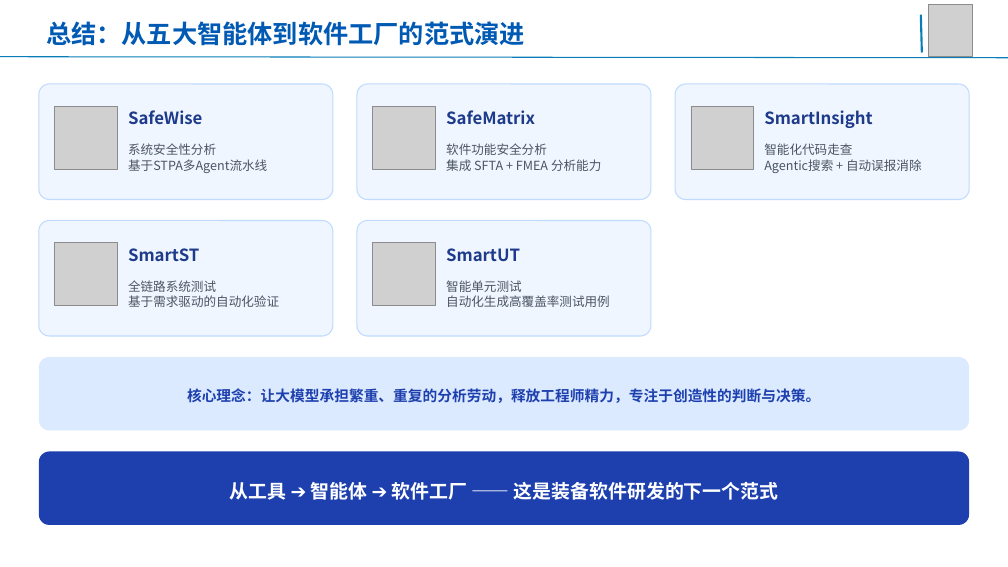
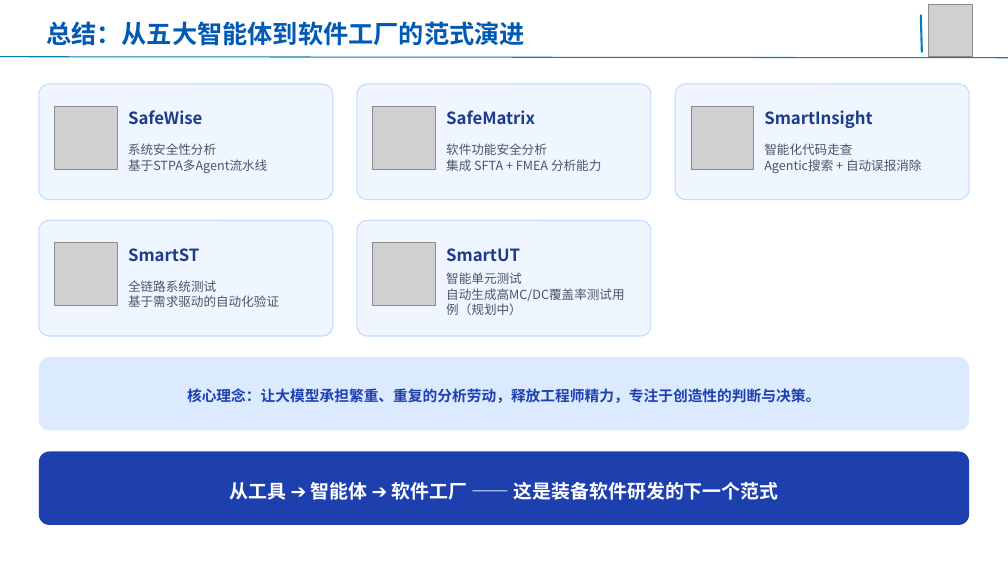
Before and after one commit to AgentForSE/.github, a slide deck: slide 36 of 基于AgentForSE五大智能体的装备软件智能研发平台-0.1.pptx. Drawn at 1008x567 pixels with LibreOffice and Linux fonts; fonts in the diff are those of the drawing; grey boxes stand for pictures; background and template pictures are left out. Boxes give left, top, right and bottom in pixels: in the first picture for what was removed or moved away, otherwise in the second. Text is boxed around its words. In the diff, an @@ line names an element or a change of style, - is before the commit and + after.

```diff
--- a/基于AgentForSE五大智能体的装备软件智能研发平台-0.1.pptx
+++ b/基于AgentForSE五大智能体的装备软件智能研发平台-0.1.pptx
@@ text at [446, 272, 624, 315]: text changed @@
-智能单元测试
-自动化生成高覆盖率测试用例
+智能单元测试
+自动生成高MC/DC覆盖率测试用例（规划中）
```
Also in this commit, not shown: 8 other slides changed.
